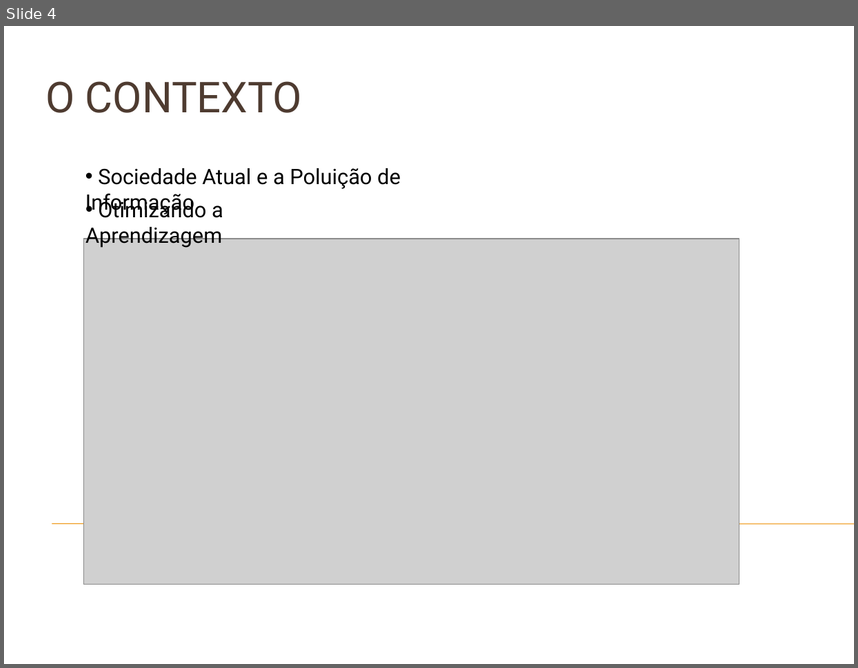
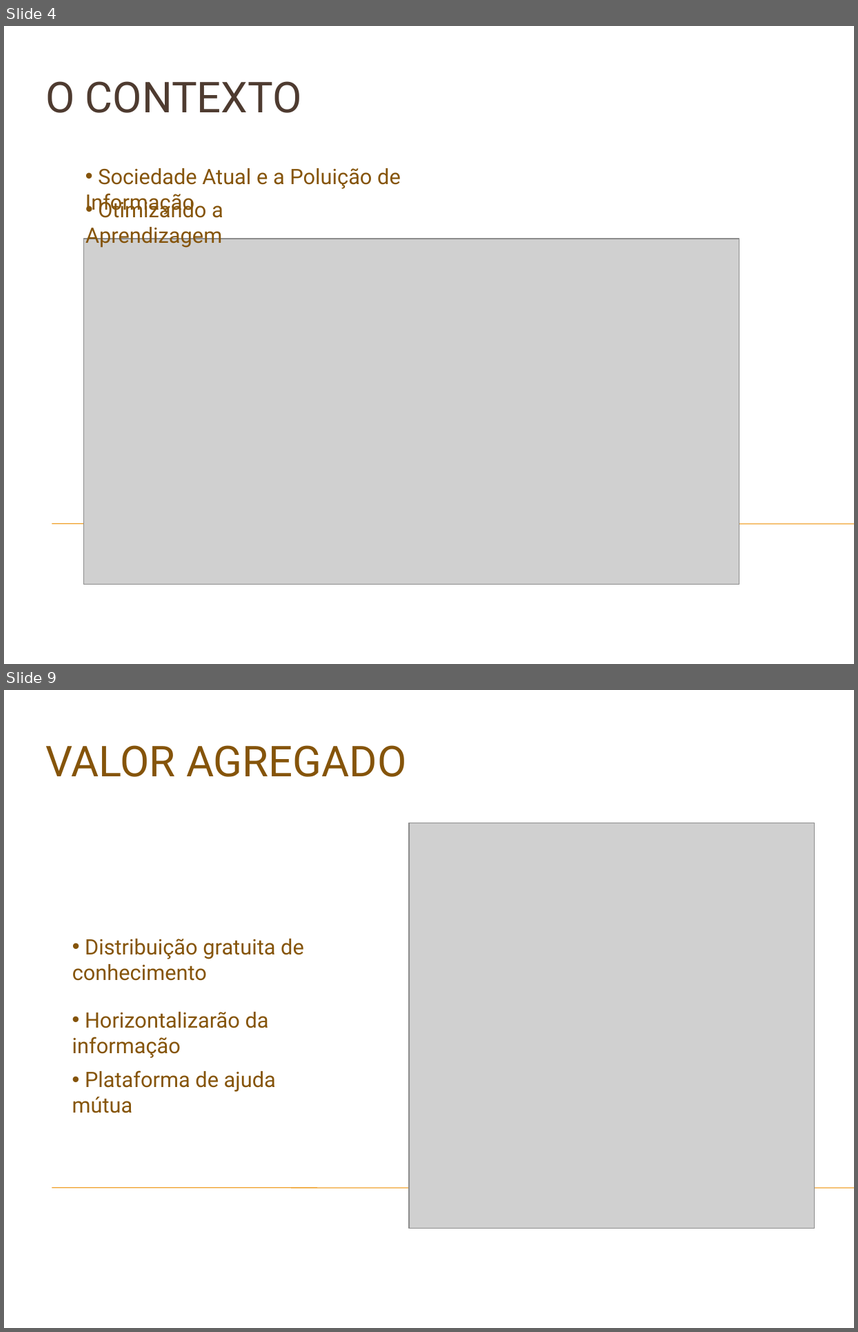
Before and after one commit to daniloaleixo/projeto_engsoft_labbd, a slide deck: Documentação/Apresentação.pptx. Shown one above the other, each under a label of ours: slide 4 before the commit, slides 4 and 9 after it; the slides between them are not shown. The pictures are 858x668 and 858x1332 pixels, drawn with LibreOffice and Linux fonts; fonts in the diff are those of the drawing; grey boxes stand for pictures; background and template pictures are left out. Boxes give left, top, right and bottom in pixels: in the first picture for what was removed or moved away, otherwise in the second. Text is boxed around its words. In the diff, an @@ line names an element or a change of style, - is before the commit and + after.

```diff
--- a/Documentação/Apresentação.pptx
+++ b/Documentação/Apresentação.pptx
@@ slide 9 added at [4,690,854,1328], background picture (left out); not listed: 1 template element that a slide beside it also shows @@
@@ title added at [45,745,407,777], 36 pt, text #85540A @@
+VALOR AGREGADO
@@ picture added at [410,822,815,1228] @@
@@ text added at [72,938,304,980], 18 pt, text #85540A @@
+• Distribuição gratuita de conhecimento
@@ text added at [72,1012,269,1058], 18 pt, text #85540A @@
+• Horizontalizarão da informação
@@ text added at [72,1070,276,1113], 18 pt, text #85540A @@
+• Plataforma de ajuda mútua
@@ slide 4 changed as well @@
@@ text "Sociedade Atual e a Poluição ..." at [85,168,401,215]: text colour #000000 to #85540A @@
@@ text "Otimizando a Aprendizagem" at [85,198,223,247]: text colour #000000 to #85540A @@
```
Also in this commit, not shown: 6 other slides added, 2 slides removed, 1 other file.
